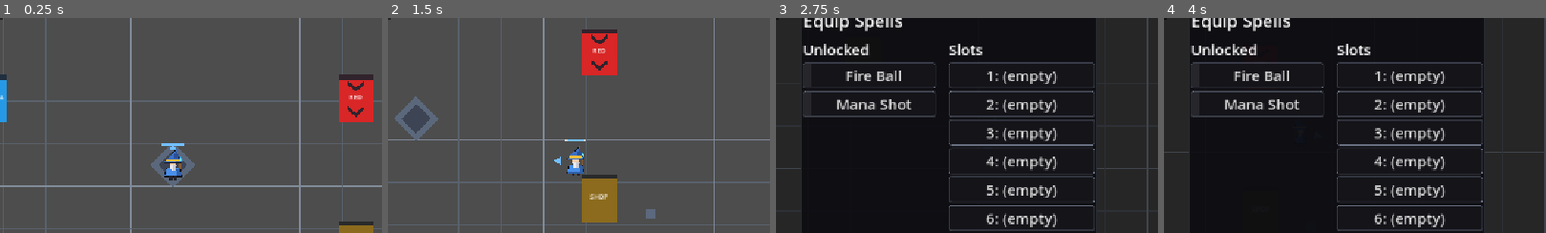
Above: before the commit, frames 1-4 (left to right).
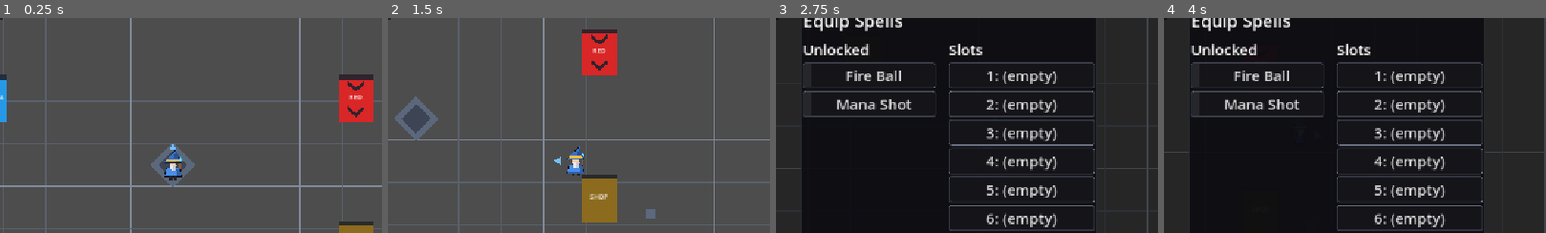
Above: after the commit, the same moments.

Repository: BestestGameStudio/gangU
Game: Godot game, scene res://scenes/main.tscn
The game is run twice, just before and just after one commit, with the same random seed, the same clock (stepped at 60 frames per second) and the same inputs.
Inputs (mouse positions are % of the whole screen's width and height, from its top left):
- Up to frame 1 (0.25 s): no input
- Up to frame 2 (1.5 s): tap Enter at 0.5 s; move the mouse to (72, 45) at 0.52 s; hold D (move_right) 0.53-1.28 s; hold Space (cast) 0.53-1.28 s; move the mouse to (30, 55) at 1.27 s; hold S (move_down) from 1.28 s (still down); tap Space (cast) at 1.35 s
- Up to frame 3 (2.75 s): move the mouse to (60, 28) at 2.02 s; release S (move_down) at 2.03 s; hold D (move_right) from 2.03 s (still down); hold Tab (equip_panel) from 2.03 s (still down); tap Space (cast) at 2.3 s
- Up to frame 4 (4 s): move the mouse to (45, 70) at 2.77 s; release D (move_right) at 2.78 s; release Tab (equip_panel) at 2.78 s; hold W (move_up) 2.78-3.53 s; tap E (use_consumable) at 2.85 s; tap Space (cast) at 3.05 s; move the mouse to (80, 65) at 3.52 s; hold A (move_left) from 3.53 s (still down); hold Space (cast) from 3.53 s (still down); tap 1 at 3.6 s
The pictures show only the part of the screen within x 27-77%, y 23-73%; the shares and areas given below are measured in that part.

The runs differ from the first frame. In frame 1, less than 0.1% of the frame differs, in the area x 42-49%, y 58-60%; in frame 2, less than 0.1%; in frame 3, less than 0.1%; in frame 4, less than 0.1%.

Commit message:
Remove the cooldown bar drawn above the player
The SpellCaster no longer owns CooldownBarBG/CooldownBarFill or updates
them each frame; player.tscn drops both nodes. Cooldown tracking,
cooldown_started, and the HUD slot-row bars are unchanged.

Test stubs that only added the bar children for SpellCaster._ready are
removed. test89's bar-tint leg now asserts the caster draws nothing.
test192 casts from a real player.tscn and checks cooldown_started fires
with the spell's cooldown while no CooldownBar node exists.

Co-Authored-By: Claude Opus 5.5 <noreply@anthropic.com>

Diff:
--- a/scenes/player.tscn
+++ b/scenes/player.tscn
@@ -32,11 +32,3 @@
 script = ExtResource("2_caster")
 projectile_scene = ExtResource("3_proj")
 starting_spells = Array[Resource]([ExtResource("4_fire"), ExtResource("5_mana")])
-
-[node name="CooldownBarBG" type="Polygon2D" parent="SpellCaster"]
-color = Color(0.9, 0.9, 0.9, 0.85)
-polygon = PackedVector2Array(-16, -34, 16, -34, 16, -29, -16, -29)
-
-[node name="CooldownBarFill" type="Polygon2D" parent="SpellCaster"]
-color = Color(0.45, 0.75, 1, 1)
-polygon = PackedVector2Array(-16, -34, 16, -34, 16, -29, -16, -29)
--- a/scripts/spell_caster.gd
+++ b/scripts/spell_caster.gd
@@ -44,9 +44,6 @@
 
 const SLOT_COUNT := 6
 
-var _bar_fill: Polygon2D
-var _bar_bg: Polygon2D
-
 var equipped_spell: Spell:
 	get:
 		if spells.is_empty():
@@ -57,10 +54,6 @@
 	for s in starting_spells:
 		add_spell(s)
 	_register_slot_actions()
-	# Simple on-player cooldown bar so a blocked recast is visible in-game (#3
-	# acceptance). The real HUD is #11.
-	_bar_bg = $CooldownBarBG
-	_bar_fill = $CooldownBarFill
 
 ## #10 slots: runtime action+binding registration. Idempotent across scene
 ## reloads (InputMap is global): existing actions are left untouched, so
@@ -198,7 +191,6 @@
 func _process(delta: float) -> void:
 	for s in _cooldowns.keys():
 		_cooldowns[s] = maxf(_cooldowns[s] - delta, 0.0)
-	_update_bar()
 	if _input_casts_suppressed():
 		return
 	if Input.is_action_just_pressed(&"cast") and can_cast():
@@ -248,14 +240,3 @@
 	# #110: brief muzzle accent at the cast point, facing the aim direction.
 	# Visual only; parented to the scene root, lifetime owned by the effect.
 	CombatEffects.muzzle(get_tree().current_scene, global_position, dir.angle(), spell.projectile_color)
-
-func _update_bar() -> void:
-	if equipped_spell == null:
-		return
-	# Keep the bar upright: the parent player rotates to face the cursor.
-	_bar_bg.global_rotation = 0.0
-	_bar_fill.global_rotation = 0.0
-	var frac := 1.0
-	if equipped_spell.cooldown > 0.0:
-		frac = 1.0 - clampf(cooldown_remaining(equipped_spell) / equipped_spell.cooldown, 0.0, 1.0)
-	_bar_fill.scale.x = maxf(frac, 0.001)
--- a/scripts/test110_combat_feedback.gd
+++ b/scripts/test110_combat_feedback.gd
@@ -71,12 +71,6 @@
 	_caster = load("res://scripts/spell_caster.gd").new()
 	_caster.projectile_scene = load("res://scenes/projectile.tscn")
 	_caster.position = Vector2(400, 300)
-	var bg := Polygon2D.new()
-	bg.name = "CooldownBarBG"
-	_caster.add_child(bg)
-	var fill := Polygon2D.new()
-	fill.name = "CooldownBarFill"
-	_caster.add_child(fill)
 	_area.add_child(_caster)
 
 func _process(_dt: float) -> bool:
--- a/scripts/test129_shop.gd
+++ b/scripts/test129_shop.gd
@@ -42,12 +42,6 @@
 	p.add_child(bod)
 	caster = SpellCaster.new()
 	caster.name = "SpellCaster"
-	var bg := Polygon2D.new()
-	bg.name = "CooldownBarBG"
-	caster.add_child(bg)
-	var fill := Polygon2D.new()
-	fill.name = "CooldownBarFill"
-	caster.add_child(fill)
 	p.add_child(caster)
 	p.add_to_group("player")
 	root.add_child(p)
--- a/scripts/test132_shop_demo.gd
+++ b/scripts/test132_shop_demo.gd
@@ -30,12 +30,6 @@
 	player.add_child(nose)
 	_caster = SpellCaster.new()
 	_caster.name = "SpellCaster"
-	var bg := Polygon2D.new()
-	bg.name = "CooldownBarBG"
-	_caster.add_child(bg)
-	var fill := Polygon2D.new()
-	fill.name = "CooldownBarFill"
-	_caster.add_child(fill)
 	player.add_child(_caster)
 	player.add_to_group("player")
 	add_child(player)
--- a/scripts/test132_shop_stock.gd
+++ b/scripts/test132_shop_stock.gd
@@ -41,12 +41,6 @@
 	p.add_child(nose)
 	caster = SpellCaster.new()
 	caster.name = "SpellCaster"
-	var bg := Polygon2D.new()
-	bg.name = "CooldownBarBG"
-	caster.add_child(bg)
-	var fill := Polygon2D.new()
-	fill.name = "CooldownBarFill"
-	caster.add_child(fill)
 	p.add_child(caster)
 	p.add_to_group("player")
 	root.add_child(p)
--- a/scripts/test156_consumables_shop.gd
+++ b/scripts/test156_consumables_shop.gd
@@ -43,12 +43,6 @@
 	p.add_child(nose)
 	caster = SpellCaster.new()
 	caster.name = "SpellCaster"
-	var bg := Polygon2D.new()
-	bg.name = "CooldownBarBG"
-	caster.add_child(bg)
-	var fill := Polygon2D.new()
-	fill.name = "CooldownBarFill"
-	caster.add_child(fill)
 	p.add_child(caster)
 	p.add_to_group("player")
 	root.add_child(p)
--- /dev/null
+++ b/scripts/test192_no_overhead_cooldown.gd
@@ -0,0 +1,54 @@
+extends SceneTree
+## The player draws no cooldown bar above itself; cooldown tracking and the
+## cooldown_started signal (which drives the HUD slot bars) still work.
+
+var _area: Node2D
+var _player: Node2D
+var _caster: SpellCaster
+var _started: Array = []
+var _frames := 0
+var _fails := 0
+
+func _initialize() -> void:
+	_area = Node2D.new()
+	get_root().add_child(_area)
+	current_scene = _area
+	_player = load("res://scenes/player.tscn").instantiate()
+	_player.position = Vector2(400, 300)
+	_area.add_child(_player)
+	_caster = _player.get_node("SpellCaster")
+	_caster.cooldown_started.connect(func(s: Spell, d: float) -> void: _started.append([s, d]))
+
+func _check(label: String, ok: bool) -> void:
+	if not ok:
+		_fails += 1
+	print("[192] ", label, " -> ", "PASS" if ok else "FAIL")
+
+func _cooldown_bar_nodes(n: Node) -> Array[Node]:
+	var found: Array[Node] = []
+	for c in n.get_children():
+		if String(c.name).begins_with("CooldownBar"):
+			found.append(c)
+		found.append_array(_cooldown_bar_nodes(c))
+	return found
+
+func _process(_dt: float) -> bool:
+	_frames += 1
+	if _frames == 2:
+		var spell: Spell = _caster.equipped_spell
+		_check("fire ball equipped from player.tscn starting spells",
+			spell != null and spell.resource_path == "res://resources/spells/fire_ball.tres")
+		_caster.cast()
+		_check("cooldown_started fired once with the spell's 1.2s cooldown",
+			_started.size() == 1 and _started[0][0] == spell and is_equal_approx(_started[0][1], 1.2))
+		_check("cooldown is tracked after the cast", _caster.cooldown_remaining(spell) > 0.0)
+	elif _frames == 10:
+		_check("no CooldownBar* node anywhere under the player", _cooldown_bar_nodes(_player).is_empty())
+		_check("cooldown still ticking down while on cooldown",
+			_caster.cooldown_remaining(_caster.equipped_spell) < 1.2
+			and _caster.cooldown_remaining(_caster.equipped_spell) > 0.0)
+		_check("aim indicator still present", _player.get_node_or_null("AimIndicator") != null)
+		print("[192] DONE fails=", _fails)
+		quit(1 if _fails > 0 else 0)
+		return true
+	return false
--- a/scripts/test89_player_visual.gd
+++ b/scripts/test89_player_visual.gd
@@ -20,7 +20,8 @@
 ##                dungeon enemies read green (g>b, #177 Mustache Warrior art)
 ##   aim tint   - AimIndicator is blue-family (was orange-red), same triangle
 ##                at (22,0)
-##   bar tint   - CooldownBarFill is blue-family, BG stays neutral
+##   no overhead bar - the SpellCaster draws nothing above the player for
+##                cooldowns (the HUD slot rows own cooldown display)
 ##   aim track  - player rotation follows the cursor, warped mouse positions
 ##                produce the expected angles
 ##   hub boot   - production hub boots with the player present
@@ -92,8 +93,11 @@
 				_check("aim tint: AimIndicator blue-family, triangle at (22,0)",
 					_blue_family(aim.color) and aim.position == Vector2(22, 0)
 					and aim.polygon.size() == 3)
-				var fill: Polygon2D = p.get_node("SpellCaster/CooldownBarFill")
-				_check("bar tint: CooldownBarFill blue-family", _blue_family(fill.color))
+				var caster := p.get_node("SpellCaster")
+				_check("no overhead bar: SpellCaster draws no cooldown bar",
+					caster.get_node_or_null("CooldownBarBG") == null
+					and caster.get_node_or_null("CooldownBarFill") == null
+					and caster.find_children("*", "CanvasItem").is_empty())
 				Input.action_press("move_right")
 				phase = 1; t = 0
 		1:
